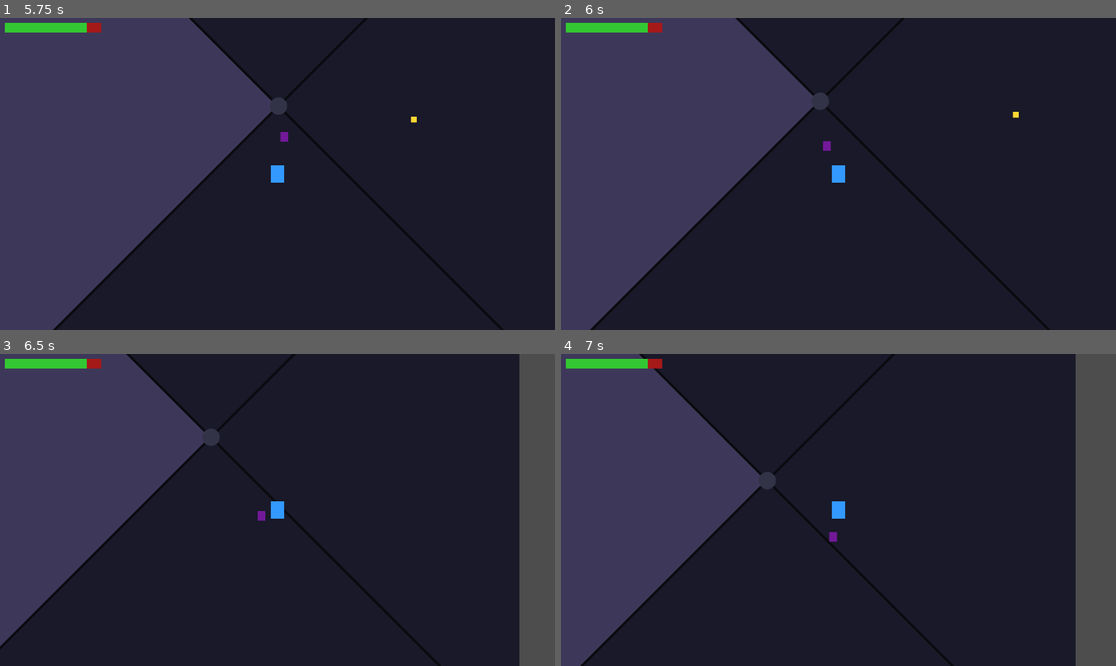
Above: before the commit, frames 1-4 (two rows, left to right).
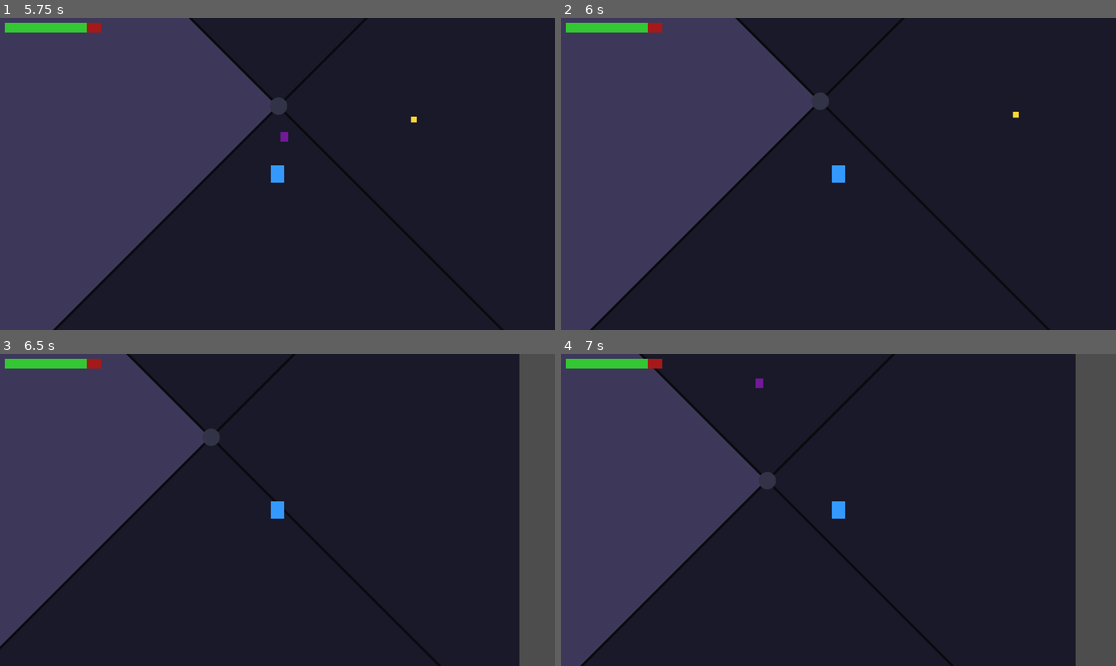
Above: after the commit, the same moments.

Repository: Knarf224/Power_Thief
Game: Godot game, scene res://scenes/dungeon/PowerZoneRoom.tscn
Same seed, same stepped clock (60 frames per second), same inputs: the game is played once before the commit and once after it. This scene is started directly instead of the project's main scene.
Inputs (mouse positions are in pixels of both pictures, inside the frame that each line leads up to):
- Up to frame 1 (5.75 s): tap Enter at 0.5 s; move the mouse to (399, 158) at 0.52 s; hold D 0.53-1.28 s; tap 1 at 0.6, 3.6 s; click (399, 158) at 0.67 s; move the mouse to (166, 189) at 1.27 s; hold S 1.28-2.03 s; tap 2 at 1.35, 4.35 s; move the mouse to (333, 105) at 2.02 s; hold D 2.03-2.78 s; tap 3 at 2.1, 5.1 s; move the mouse to (249, 236) at 2.77 s; hold W 2.78-3.53 s; tap R at 2.85 s; click (249, 236) at 2.92 s; move the mouse to (444, 220) at 3.52 s; hold A 3.53-5.03 s; move the mouse to (111, 127) at 4.27 s; move the mouse to (305, 174) at 5.02 s; hold S from 5.03 s (still down); click (305, 174) at 5.17 s
- Up to frame 2 (6 s): move the mouse to (755, 96) at 5.77 s; release S at 5.78 s; hold D from 5.78 s (still down); tap R at 5.85 s
- Up to frame 3 (6.5 s): keep holding D
- Up to frame 4 (7 s): move the mouse to (960, 494) at 6.52 s; release D at 6.53 s; hold W from 6.53 s (still down); tap 1 at 6.6 s

Frame 1 is identical in both runs. In frame 2, less than 0.1% of the frame differs, in the area x 47-49%, y 39-43%; in frame 3, less than 0.1%; in frame 4, less than 0.1%, in the area x 35-50%, y 7-61%.

Commit message:
Fix enemies escaping room bounds and making levels unwinnable
Three root causes identified and fixed:

1. base_enemy._enforce_bounds(): universal safety net added after
   move_and_slide() — any enemy outside viewport+80px margin is snapped
   back to room center with velocity zeroed. Covers assassin wall clips,
   warden charge tunnelling, and any other edge cases.

2. ghost._physics_process: Ghost bypasses move_and_slide() entirely
   (intentional wall-phasing design) so outer room walls never stop it.
   _enforce_bounds() now called explicitly after the manual position step.

3. Gravity Push: impulse no longer applied to enemies within 60px of any
   room edge, preventing them from being flung through thin outer walls.

Co-Authored-By: Claude Sonnet 4.6 <noreply@anthropic.com>

Diff:
--- a/scripts/enemies/base_enemy.gd
+++ b/scripts/enemies/base_enemy.gd
@@ -39,6 +39,7 @@
 	velocity *= _speed_multiplier()
 
 	move_and_slide()
+	_enforce_bounds()
 
 	# If stuck in a designated corner zone, teleport to the room center (ambush room only)
 	if teleport_when_stuck and _in_teleport_zone():
@@ -134,6 +135,14 @@
 			return true
 	return false
 
+func _enforce_bounds() -> void:
+	var vp := get_viewport_rect()
+	const MARGIN := 80.0
+	if global_position.x < -MARGIN or global_position.x > vp.size.x + MARGIN \
+			or global_position.y < -MARGIN or global_position.y > vp.size.y + MARGIN:
+		global_position = vp.size / 2.0
+		velocity = Vector2.ZERO
+
 func _dir_to_player() -> Vector2:
 	return (player.global_position - global_position).normalized()
 
--- a/scripts/enemies/ghost.gd
+++ b/scripts/enemies/ghost.gd
@@ -22,6 +22,7 @@
 		return
 	# Translate directly — bypasses move_and_slide() so walls are ignored
 	global_position += velocity * _speed_multiplier() * delta
+	_enforce_bounds()
 
 func _ai_update(delta: float) -> void:
 	velocity = _dir_to_player() * GHOST_SPEED
--- a/scripts/player/player.gd
+++ b/scripts/player/player.gd
@@ -182,7 +182,12 @@
 				continue
 			var push_dir: Vector2 = enemy.global_position - global_position
 			if push_dir.length() <= 120.0:
-				enemy.set("velocity", enemy.get("velocity") + push_dir.normalized() * 400.0)
+				var vp := get_viewport_rect()
+				var new_pos: Vector2 = enemy.global_position + push_dir.normalized() * 24.0
+				# Only apply push if the result stays well inside the room
+				if new_pos.x > 60.0 and new_pos.x < vp.size.x - 60.0 \
+						and new_pos.y > 60.0 and new_pos.y < vp.size.y - 60.0:
+					enemy.set("velocity", enemy.get("velocity") + push_dir.normalized() * 400.0)
 
 func _dash_speed() -> float:
 	return DASH_SPEED * (2.0 if _has_core(CoreType.DASH) else 1.0)
